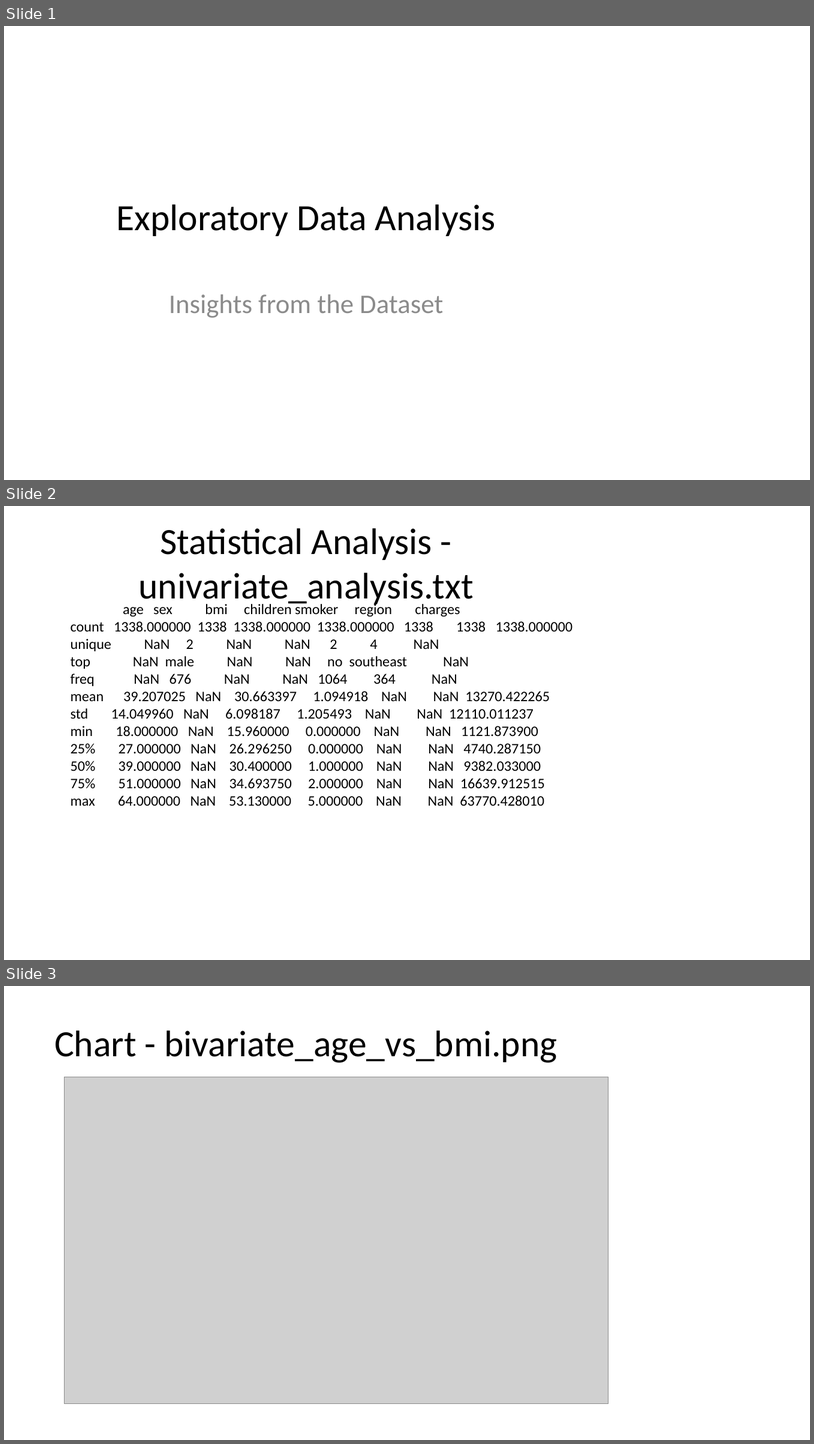
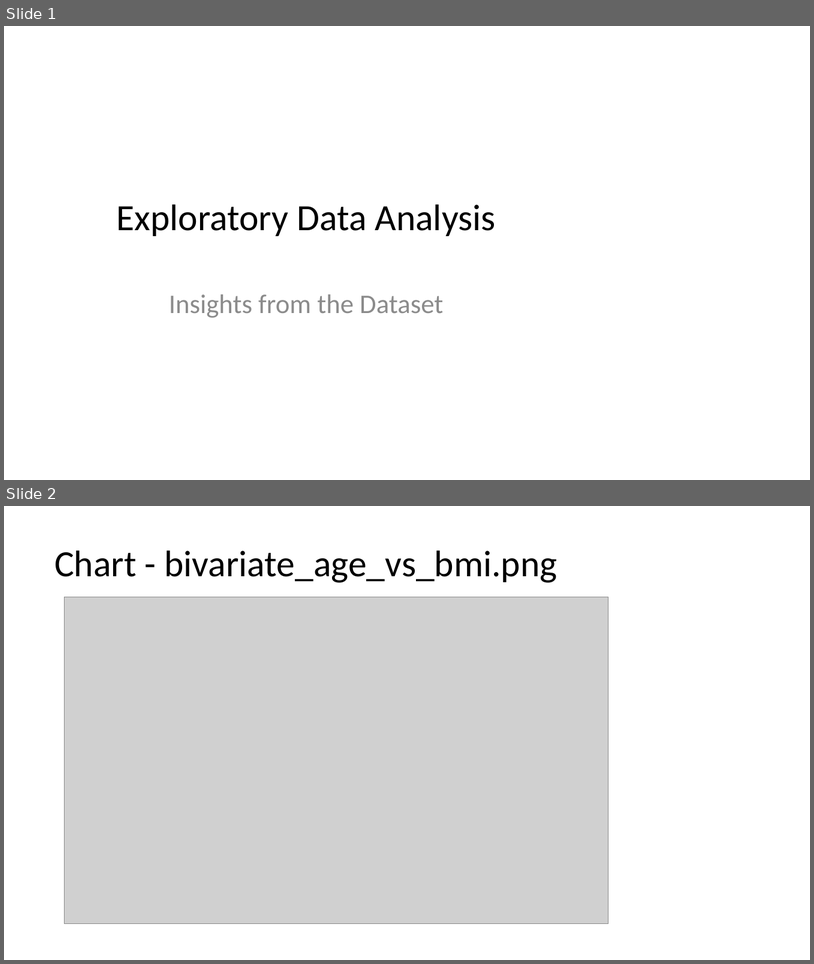
Before and after one commit to Asifdotexe/DORA, a slide deck: src/output/eda_presentation.pptx. Shown one above the other, each under a label of ours: slides 1, 2 and 3 before the commit, slides 1 and 2 after it. The pictures are 814x1444 and 814x964 pixels, drawn with LibreOffice and Linux fonts; fonts in the diff are those of the drawing; grey boxes stand for pictures. Boxes give left, top, right and bottom in pixels: in the first picture for what was removed or moved away, otherwise in the second. Text is boxed around its words. In the diff, an @@ line names an element or a change of style, - is before the commit and + after.

Commit message:
#7 removed the statistical summary section and created the function for table generatio n (now obsolete)

```diff
--- a/src/output/eda_presentation.pptx
+++ b/src/output/eda_presentation.pptx
@@ slide 2 removed at [4,506,810,960], background #FFFFFF @@
@@ title removed at [138,528,473,607] @@
-Statistical Analysis - univariate_analysis.txt
@@ text removed at [71,602,573,805] @@
-age sex bmi children smoker region charges
-count 1338.000000 1338 1338.000000 1338.000000 1338 1338 1338.000000
-unique NaN 2 NaN NaN 2 4 NaN
-top NaN male NaN NaN no southeast NaN
-freq NaN 676 NaN NaN 1064 364 NaN
-mean 39.207025 NaN 30.663397 1.094918 NaN NaN 13270.422265
-std 14.049960 NaN 6.098187 1.205493 NaN NaN 12110.011237
-min 18.000000 NaN 15.960000 0.000000 NaN NaN 1121.873900
-25% 27.000000 NaN 26.296250 0.000000 NaN NaN 4740.287150
-50% 39.000000 NaN 30.400000 1.000000 NaN NaN 9382.033000
-75% 51.000000 NaN 34.693750 2.000000 NaN NaN 16639.912515
-max 64.000000 NaN 53.130000 5.000000 NaN NaN 63770.428010
@@ what was slide 3 is now slide 2 @@
```
Also in this commit, not shown: 1 other file.
